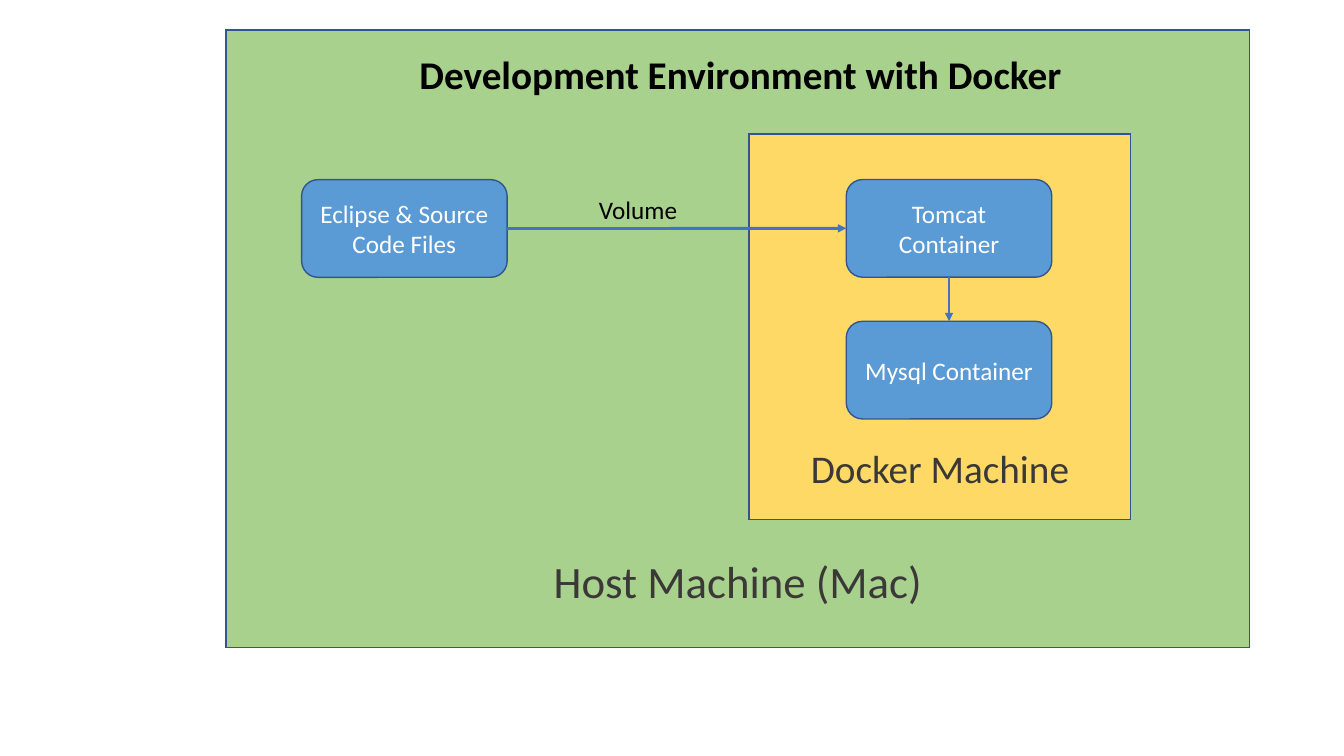
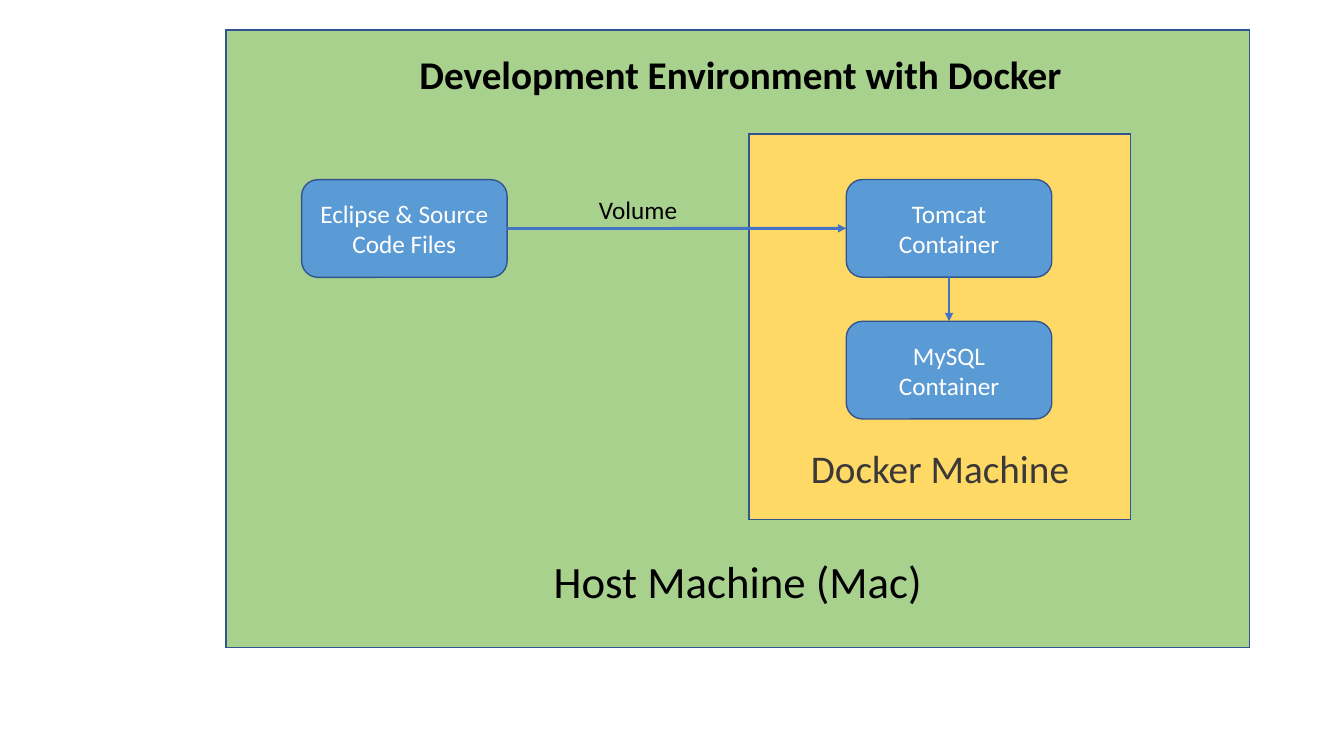
Before and after one commit to jojozhuang/jojozhuang.github.io, a slide deck: slide 3 of public/docs/docker.pptx. Drawn at 1344x756 pixels with LibreOffice and Linux fonts; fonts in the diff are those of the drawing. Boxes give left, top, right and bottom in pixels: in the first picture for what was removed or moved away, otherwise in the second. Text is boxed around its words. In the diff, an @@ line names an element or a change of style, - is before the commit and + after.

```diff
--- a/public/docs/docker.pptx
+++ b/public/docs/docker.pptx
@@ rectangle "Host Machine (Mac)" at (226, 30, 1250, 647): text colour #3B3838 to #000000 @@
@@ text in rounded rectangle at (899, 348, 999, 395): text changed @@
-Mysql Container
+MySQL Container
```
Also in this commit, not shown: 2 other files.
